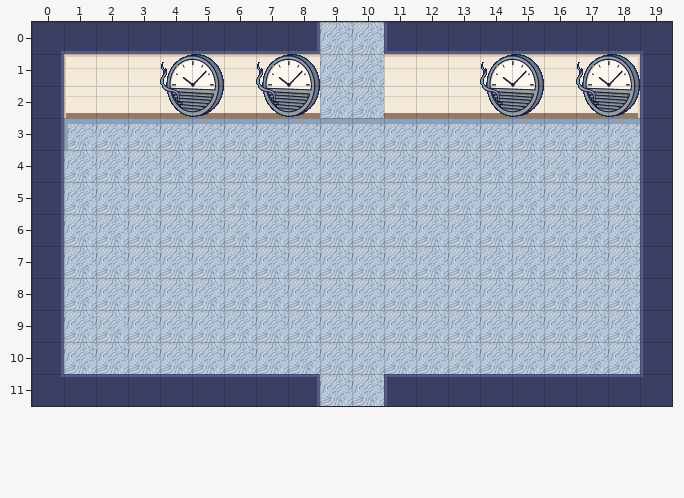
An edit to a level. Tiled map (JSON), public/assets/maps/brain/open-office.tmj. The first picture shows the starting point.
Cells are 32x32 px. Shown: x 0..19, y 0..11.
After:
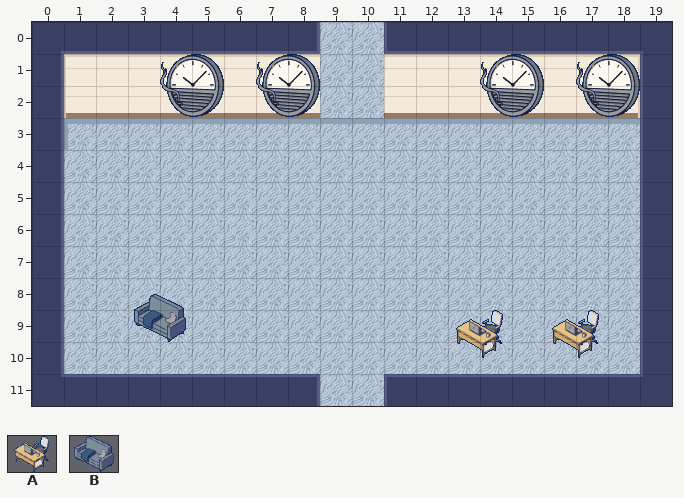
Key: from "props": A 1 "prop-office-desk", B 2 "prop-nap-sofa".
Objects are placed by their top-left corner, in cells (3,4 is the top-left corner of cell 3,4); size is 1x1 cell unless given.
Edits made:
{"where": "layer \"props\""}
{"now": "B \"nap-sofa\" at 3,8.5 size 2x1.5"}
{"now": "A \"office-desk\" at 13,9 size 2x1.5"}
{"now": "A \"office-desk\" at 16,9 size 2x1.5"}
{"label":"added","picture_box":[134,294,186,342]}
{"label":"added","picture_box":[456,310,503,358]}
{"label":"added","picture_box":[552,310,599,358]}
